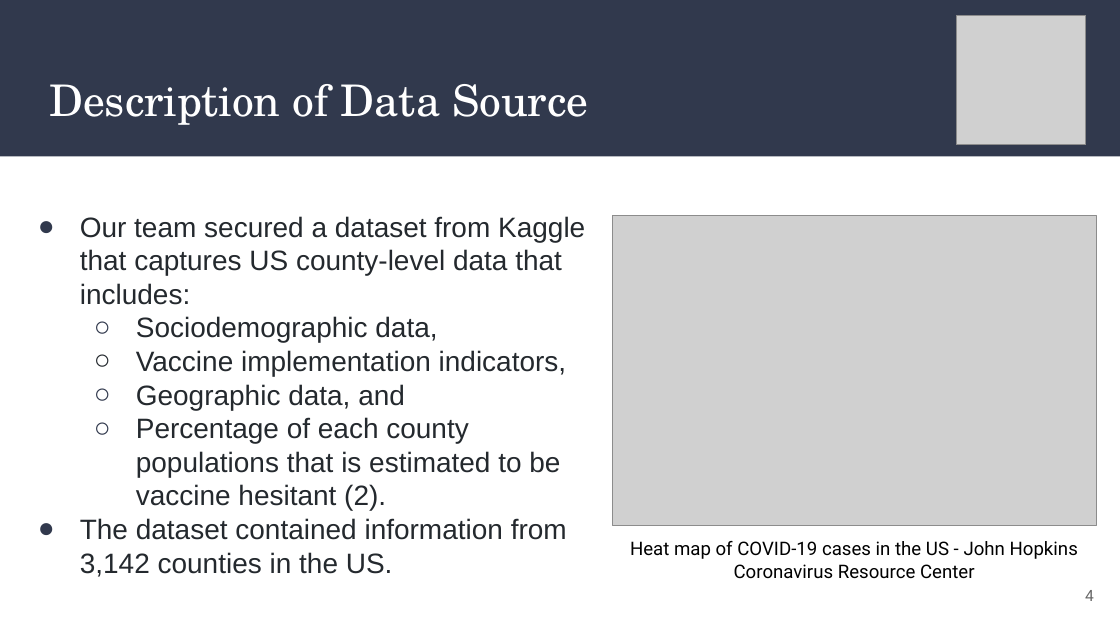
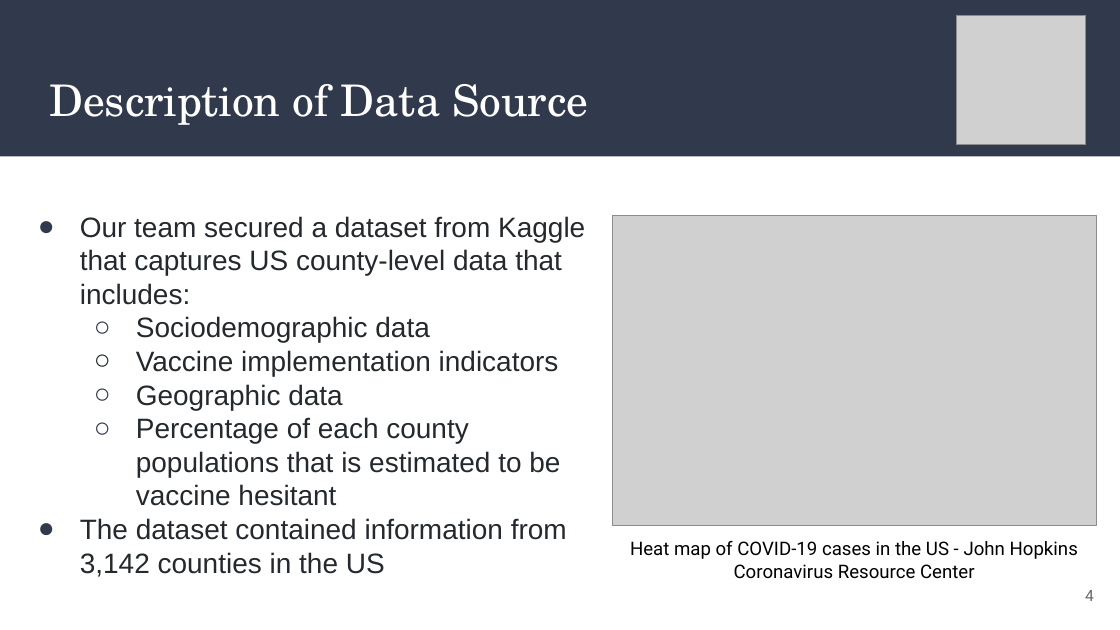
Before and after one commit to AaraniSivasekaram/Predictive_Modelling_Project, a slide deck: slide 4 of Vaccine Hesitancy Presentation.pptx. Drawn at 1120x630 pixels with LibreOffice and Linux fonts; fonts in the diff are those of the drawing; grey boxes stand for pictures. Boxes give left, top, right and bottom in pixels: in the first picture for what was removed or moved away, otherwise in the second. Text is boxed around its words. In the diff, an @@ line names an element or a change of style, - is before the commit and + after.

```diff
--- a/Vaccine Hesitancy Presentation.pptx
+++ b/Vaccine Hesitancy Presentation.pptx
@@ text at bbox=[80, 316, 567, 577]: text changed @@
-  ○ Sociodemographic data,
-  ○ Vaccine implementation indicators,
-  ○ Geographic data, and
-  ○ Percentage of each county populations that is estimated to be vaccine hesitant (2).
-● The dataset contained information from 3,142 counties in the US.
+  ○ Sociodemographic data
+  ○ Vaccine implementation indicators
+  ○ Geographic data
+  ○ Percentage of each county populations that is estimated to be vaccine hesitant
+● The dataset contained information from 3,142 counties in the US
```
Also in this commit, not shown: 5 other slides changed, 4 slides added, 10 slides removed.
